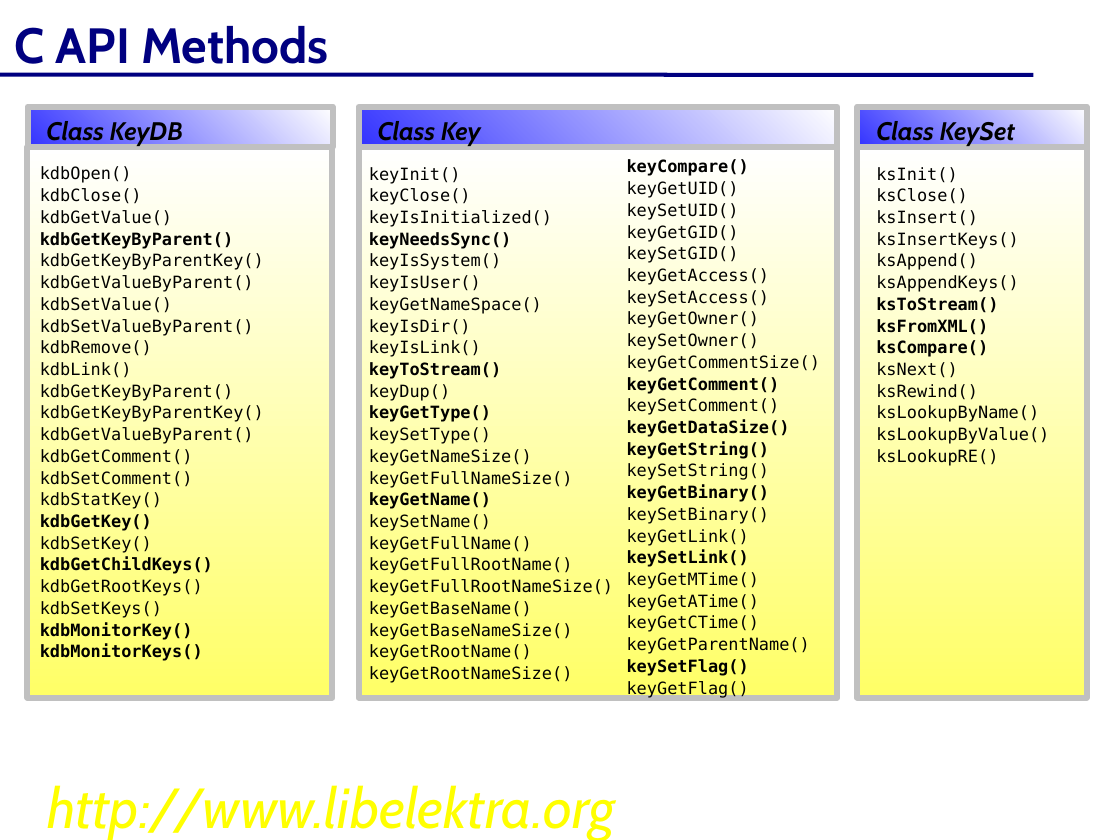
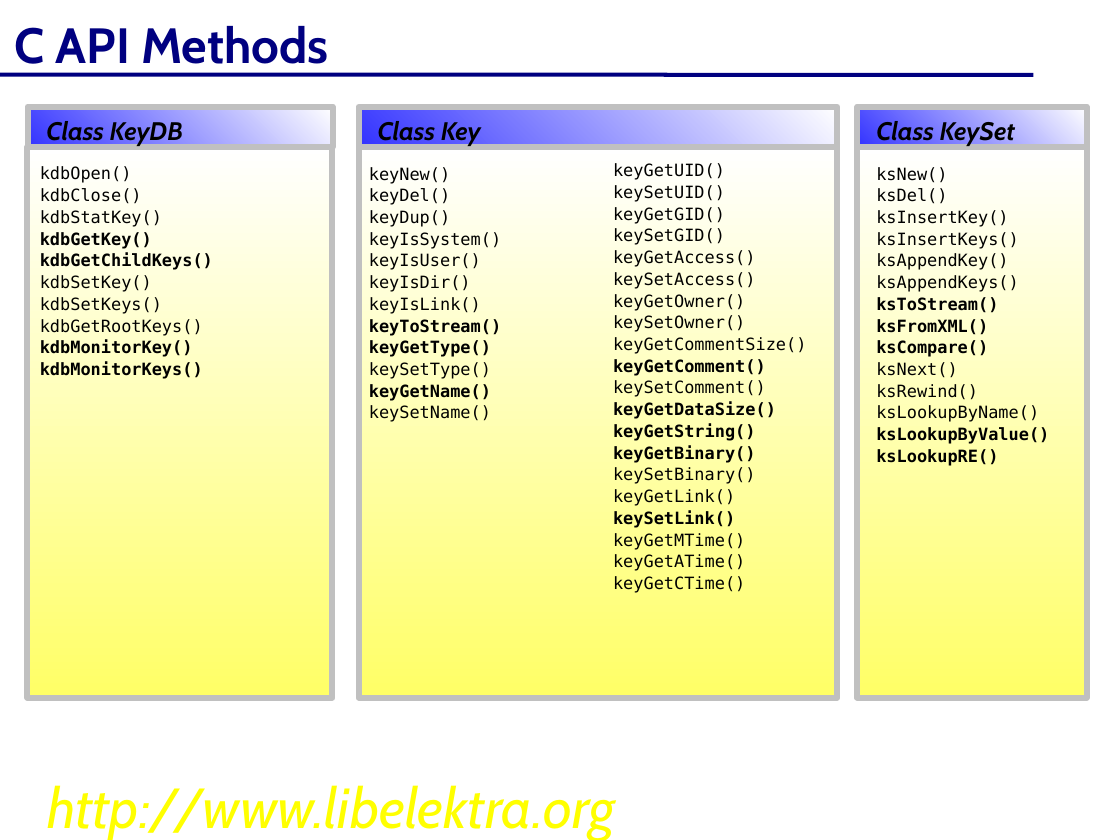
Before and after one commit to ElektraInitiative/libelektra, a slide deck: slide 34 of doc/elektra-de.odp. Drawn at 1120x840 pixels with LibreOffice and Linux fonts; fonts in the diff are those of the drawing; background and template pictures are left out. Boxes give left, top, right and bottom in pixels: in the first picture for what was removed or moved away, otherwise in the second. Text is boxed around its words. In the diff, an @@ line names an element or a change of style, - is before the commit and + after.

```diff
--- a/doc/elektra-de.odp
+++ b/doc/elektra-de.odp
@@ text at [369, 167, 450, 227]: text changed @@
-keyInit()
-keyClose()
-keyIsInitialized()
-keyNeedsSync()
+keyNew()
+keyDel()
+keyDup()
@@ text "keyGetUID()": place and size @@
-text "keyGetUID()" at [627, 159, 820, 698]
+text "keyGetUID()" at [613, 163, 806, 593]
@@ text at [627, 159, 749, 176]: paragraph removed @@
-keyCompare()
@@ text at [876, 167, 1008, 227]: text changed @@
-ksInit()
-ksClose()
-ksInsert()
+ksNew()
+ksDel()
+ksInsertKey()
@@ text at [40, 210, 264, 487]: paragraphs removed @@
-kdbGetValue()
-kdbGetKeyByParent()
-kdbGetKeyByParentKey()
-kdbGetValueByParent()
-kdbSetValue()
-kdbSetValueByParent()
-kdbRemove()
-kdbLink()
-kdbGetKeyByParent()
-kdbGetKeyByParentKey()
-kdbGetValueByParent()
-kdbGetComment()
-kdbSetComment()
@@ text at [40, 253, 213, 270]: paragraph added @@
+kdbGetChildKeys()
@@ text at [876, 253, 1008, 270]: text changed @@
-ksAppend()
+ksAppendKey()
@@ text at [40, 297, 162, 314]: text changed; bold off @@
-kdbGetChildKeys()
+kdbSetKeys()
@@ text at [369, 297, 542, 314]: paragraph removed @@
-keyGetNameSpace()
@@ text at [369, 384, 450, 401]: paragraph removed @@
-keyDup()
@@ text at [369, 449, 573, 488]: paragraphs removed @@
-keyGetNameSize()
-keyGetFullNameSize()
@@ text at [876, 427, 1049, 466]: bold on in "ksLookupByValue()", "ksLookupRE()" @@
@@ text at [627, 463, 770, 480]: paragraph removed @@
-keySetString()
@@ text at [369, 536, 613, 683]: paragraphs removed @@
-keyGetFullName()
-keyGetFullRootName()
-keyGetFullRootNameSize()
-keyGetBaseName()
-keyGetBaseNameSize()
-keyGetRootName()
-keyGetRootNameSize()
@@ text at [40, 601, 162, 618]: paragraph removed @@
-kdbSetKeys()
@@ text at [627, 637, 810, 698]: paragraphs removed @@
-keyGetParentName()
-keySetFlag()
-keyGetFlag()
```
Also in this commit, not shown: 25 other slides changed, 12 slides added, 11 slides removed.
